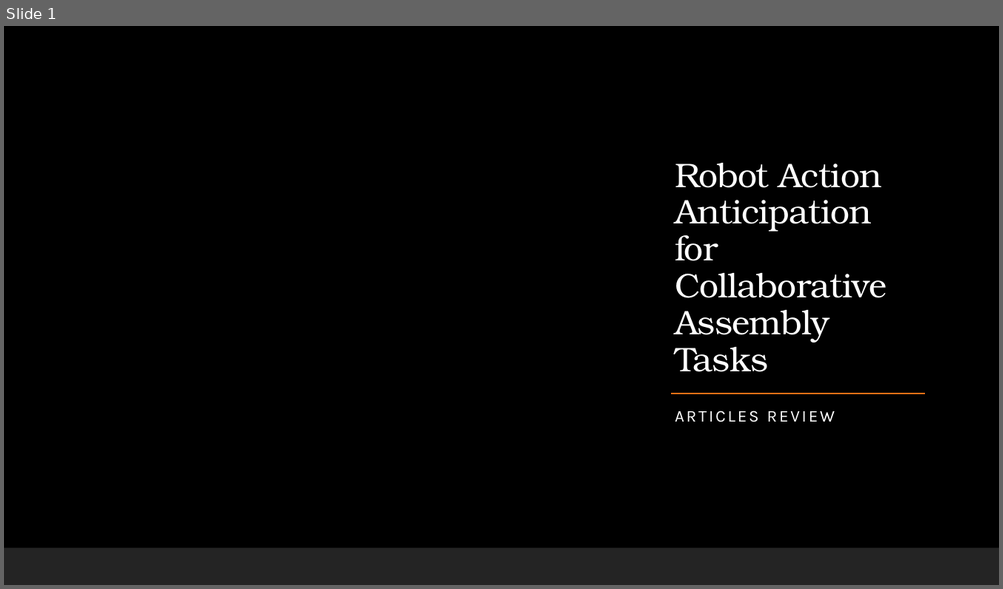
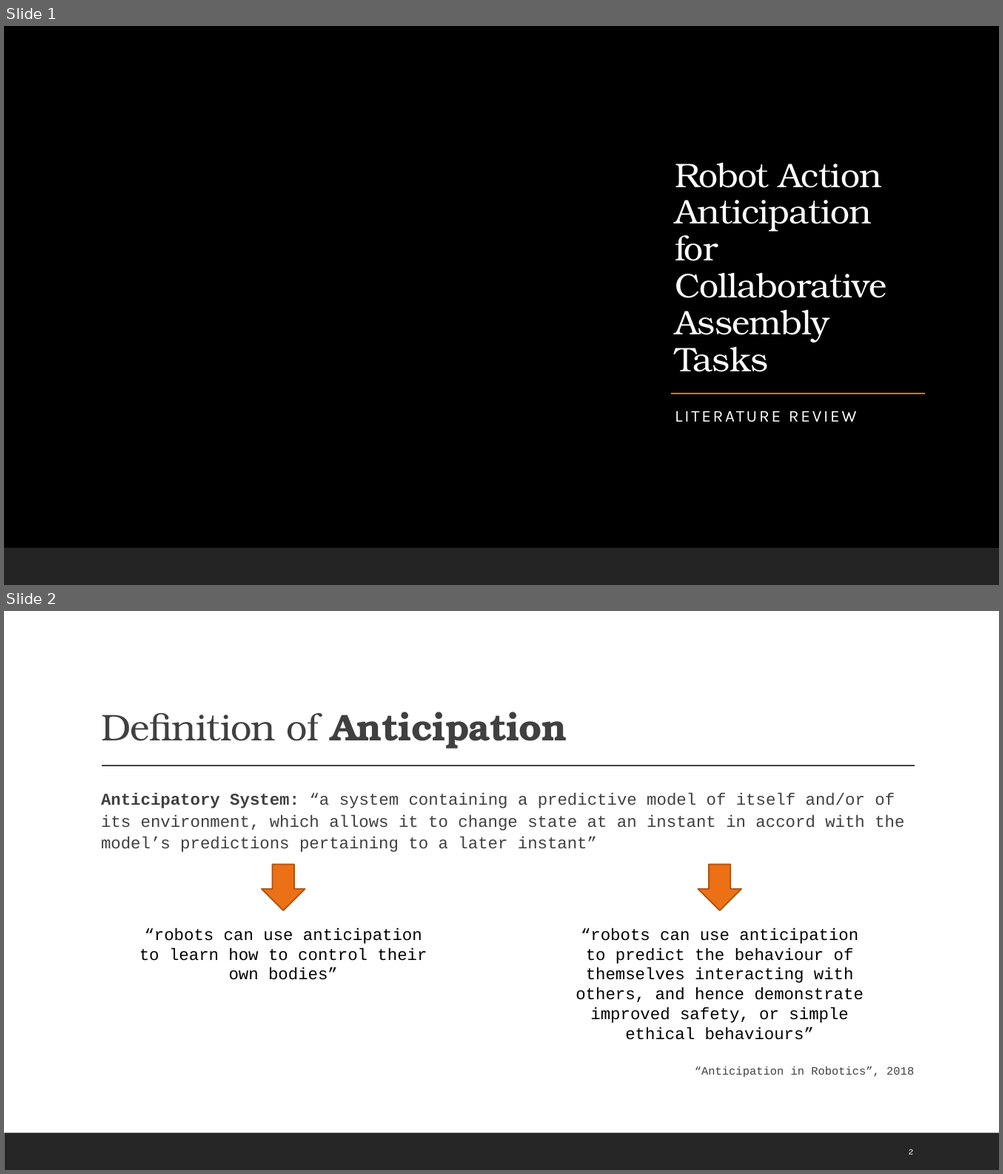
Before and after one commit to pedromiglou/MRSI_Thesis_Action_Anticipation, a slide deck: Robot Action Anticipation for Collaborative Assembly Tasks.pptx. Shown one above the other, each under a label of ours: slide 1 before the commit, slides 1 and 2 after it. The pictures are 1003x589 and 1003x1174 pixels, drawn with LibreOffice and Linux fonts; fonts in the diff are those of the drawing; background and template pictures are left out. Boxes give left, top, right and bottom in pixels: in the first picture for what was removed or moved away, otherwise in the second. Text is boxed around its words. In the diff, an @@ line names an element or a change of style, - is before the commit and + after.

Commit message:
more articles

```diff
--- a/Robot Action Anticipation for Collaborative Assembly Tasks.pptx
+++ b/Robot Action Anticipation for Collaborative Assembly Tasks.pptx
@@ slide 2 added at (4, 611, 999, 1170), background #FFFFFF; not listed: 1 template element that a slide beside it also shows @@
@@ title added at (101, 712, 567, 749), 36 pt, text #404040 @@
+Definition of Anticipation
@@ line added from (102, 766) to (915, 766), #404040 1 pt @@
@@ text added at (101, 793, 913, 1077), 16 pt, text #404040 @@
+  Anticipatory System: “a system containing a predictive model of itself and/or of its environment, which allows it to change state at an instant in accord with the model’s predictions pertaining to a later instant”
+  “Anticipation in Robotics”, 2018
@@ down arrow added at (262, 865, 304, 911), fill #EC7016, outline #AF5310 1.25 pt @@
@@ down arrow added at (698, 865, 741, 911), fill #EC7016, outline #AF5310 1.25 pt @@
@@ text added at (139, 928, 427, 980), 16 pt, text #000000 @@
+“robots can use anticipation to learn how to control their own bodies”
@@ text added at (575, 928, 863, 1040), 16 pt, text #000000 @@
+“robots can use anticipation to predict the behaviour of themselves interacting with others, and hence demonstrate improved safety, or simple ethical behaviours”
@@ page number added at (908, 1150, 913, 1155), 8 pt, text #FFFFFF @@
+2
@@ slide 1 changed as well @@
@@ subtitle at (674, 411, 835, 423): text changed @@
-ARTICLES REVIEW
+LITERATURE REVIEW
```
Also in this commit, not shown: 6 other slides changed, 1 other slide added, 6 other files.
